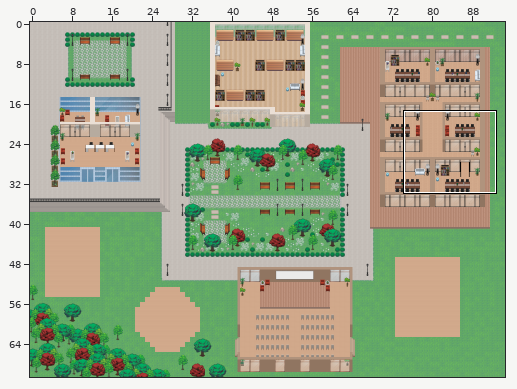
Level history. Tiled map (JSON): v1-wa-st-gobain.tmj. The first picture is a wide view before the edit; the outline marks the close-up.
Close-up. First the earlier version:
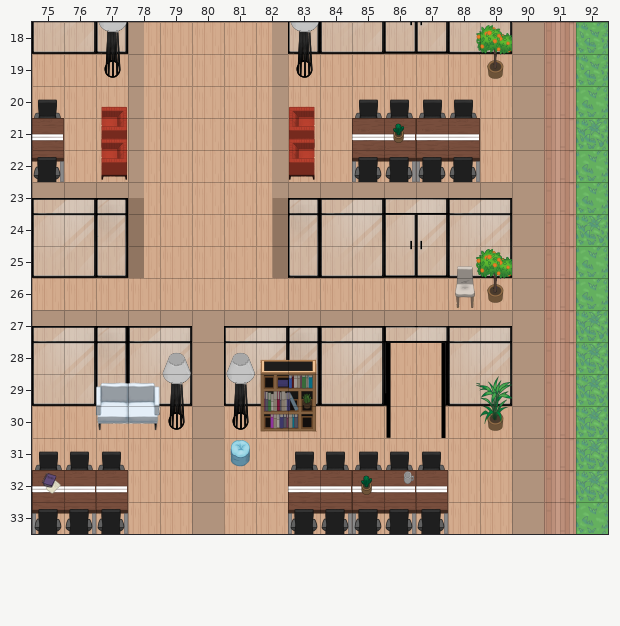
Cells are 32x32 px. Shown: x 75..92, y 18..33. The commit also changed other parts of the map, which this record leaves out.
The same view after the edit:
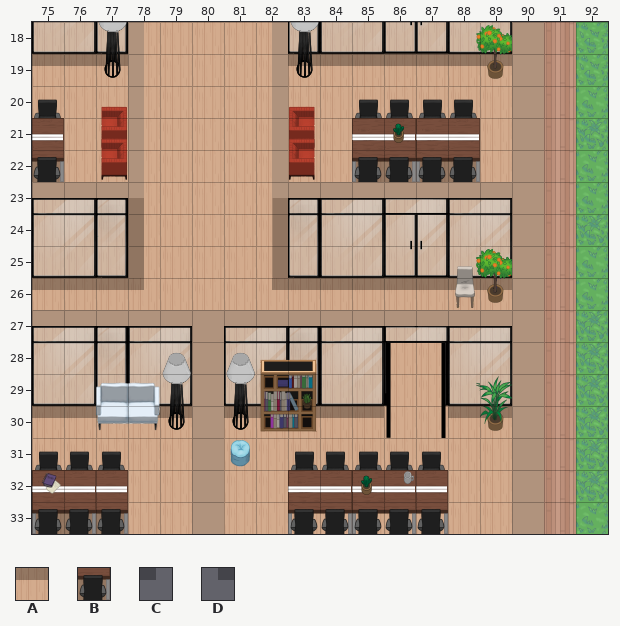
Key: from "Chunk 1": A 52, B 54, C 60, D 61.
_ is an empty cell.
See-through tiles are keyed as they look on the map.
The edit:
Layer "Shadow":
y 19: x 75..77 ___ -> AAA; x 83..89 _______ -> AAAAAAA
y 22: x 75 _ -> B; x 85..88 ____ -> BBBB
y 26: x 75..78 ____ -> AAAC; x 82..89 ________ -> DAAAAAAA
y 30: x 75..76 __ -> AA; x 78..79 __ -> AA; x 81..85 _____ -> AAAAA; x 88..89 __ -> AA
y 33: x 75..77 ___ -> BBB
